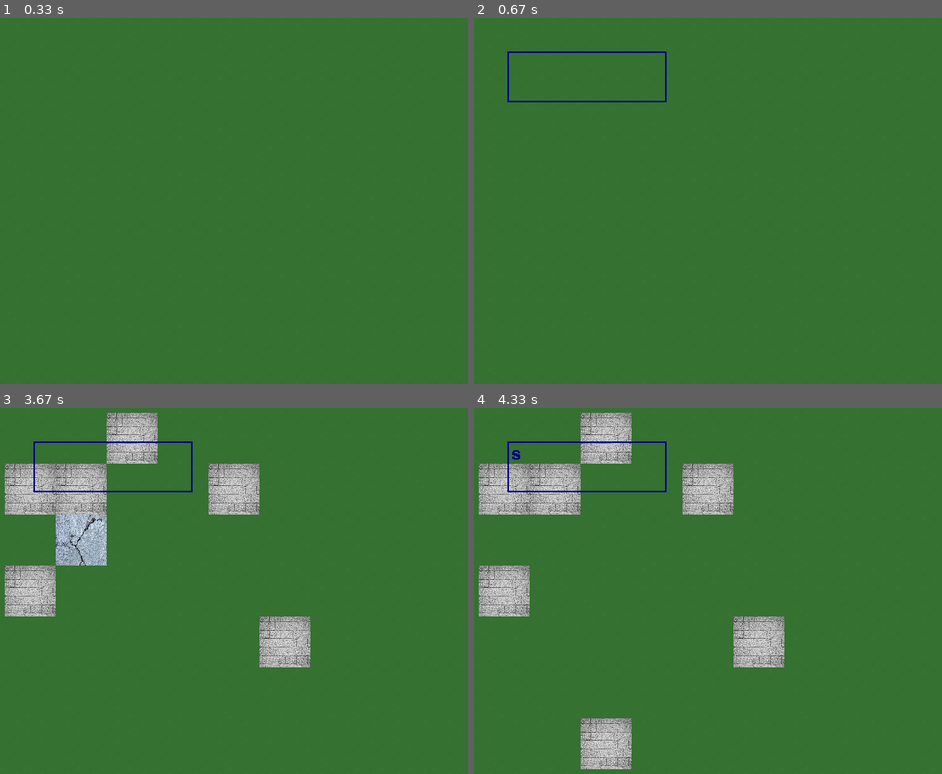
Above: before the commit, frames 1-4 (two rows, left to right).
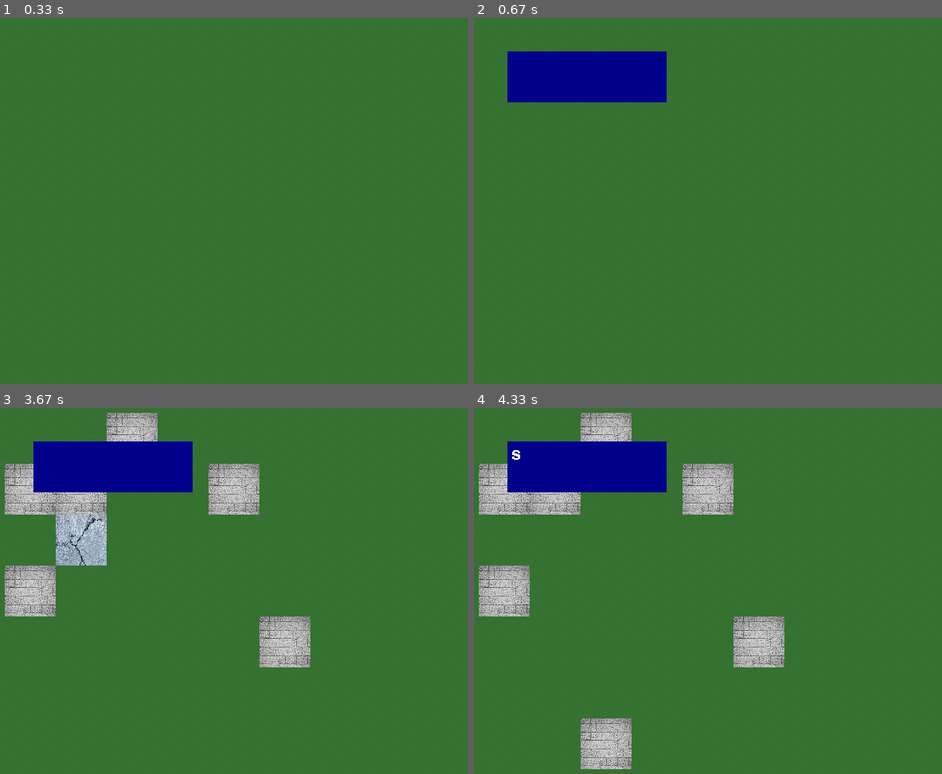
Above: after the commit, the same moments.

Repository: jabolobom/pygame-faculdade
Game: pygame game, started from level_editor.py
Two runs of this game, one before a commit and one after it. Both use one fixed random seed, a clock stepped at 60 frames per second and the inputs below.
Inputs (mouse positions are in pixels of both pictures, inside the frame that each line leads up to):
- Up to frame 1 (0.33 s): no input
- Up to frame 2 (0.67 s): tap S at 0.33 s
- Up to frame 3 (3.67 s): tap Enter at 0.67 s; click (60, 521) at 1.05 s; click (299, 631) at 1.38 s; click (32, 580) at 1.72 s; click (215, 514) at 2.05 s; click (145, 440) at 2.38 s; click (18, 488) at 2.72 s; click (56, 532) at 3.05 s; tap S at 3.4 s; click (70, 503) at 3.42 s
- Up to frame 4 (4.33 s): tap S at 3.7 s; click (544, 561) at 3.88 s; click (623, 726) at 4.22 s

Frame 1 is identical in both runs. In frame 2, 4.3% of the frame differs, in the area x 7-41%, y 9-23%; in frame 3, 4.3%; in frame 4, 4.3%.

Commit message:
Alguns comentários e legibilidade no texto, maioria placeholder, funcionalidade principal ok

Diff:
--- a/level_editor.py
+++ b/level_editor.py
@@ -20,7 +20,7 @@
     return maplist # nõa faz nada, PLACEHOLDER!!!!!!
 
 def save_map(map_name, map_array):
-    filename = map_name + ".json"  # placeholder, intenção é permitir o usuário nomear o mapa resultante
+    filename = map_name + ".json" # pega o nome do mapa e salva em .json, pra facilitar a leitura depois
     with open(filename, "w") as f:
         json.dump(map_array, f)
         f.close()
@@ -31,15 +31,13 @@
 pygame.display.set_caption('Level Editor') # dá pra mudar mais tarde e rodar junto com o programa principal, talvez um main menu com escolha entre jogo e editor
 clock = pygame.time.Clock()
 
-renamebox = InputBox(100, 100, TILE_SIZE, TILE_SIZE)
-working_map = map_selection(empty_map)  # escolhe o mapa a ser editado
-# tudo dentro do mesmo programa...
+renamebox = InputBox(100, 100, TILE_SIZE, TILE_SIZE) # posição tá zoada, precisa arrumar depois
+working_map = map_selection(empty_map)  # escolhe o mapa a ser editado, placeholder
 
 running = True
 while running:
 
     current_time = pygame.time.get_ticks()
-
 
     for event in pygame.event.get():
         if event.type == pygame.QUIT:
@@ -48,7 +46,7 @@
         if renamebox.active:
             mapname = renamebox.handle_event(event)
             if mapname:
-                save_map(mapname, working_map)
+                save_map(mapname, working_map) # salva o mapa
 
         if event.type == pygame.MOUSEBUTTONDOWN: # handling da posição de cada clique
             x,y = pygame.mouse.get_pos()
@@ -62,12 +60,12 @@
                         working_map[rowclick][colclick] = 0
 
         if event.type == pygame.KEYDOWN:
-            if event.key == pygame.K_s:
+            if event.key == pygame.K_s: # aperta S pra abrir a caixa de texto
                 if not renamebox.active:
                     renamebox.active = True
 
     draw_map(screen, working_map)
-    if renamebox.active:
+    if renamebox.active: # se ela estiver ativa, desenha na tela, depois do mapa pra ficar na frente
         renamebox.update()
         renamebox.draw(screen)
     pygame.display.flip()
--- a/src/main_menu.py
+++ b/src/main_menu.py
@@ -5,6 +5,7 @@
 screen = pygame.display.set_mode((SCREEN_WIDTH, SCREEN_HEIGHT))
 
 BG_COLOR = pygame.Color("darkblue")
+FONT_COLOR = pygame.Color("white")
 FONT = pygame.font.SysFont("comicsans", 32)
 
 class InputBox:
@@ -12,28 +13,27 @@
         self.rect = pygame.Rect(x, y, width, height)
         self.color = BG_COLOR
         self.text = text
-        self.txt_surface = FONT.render(self.text, False, BG_COLOR)
+        self.txt_surface = FONT.render(self.text, False, FONT_COLOR)
         self.active = False
 
     def handle_event(self, event):
             if self.active:
                 if event.type == pygame.KEYDOWN:
-                    if event.key == pygame.K_RETURN:
-                        outputname = self.text
-                        self.text = ''
+                    if event.key == pygame.K_RETURN: # se apertar enter
                         self.active = False
-                        return outputname
-                    elif event.key == pygame.K_BACKSPACE:
+                        return self.text # retorna o texto escrito
+                    elif event.key == pygame.K_BACKSPACE: # apagar texto
                         self.text = self.text[:-1]
                     else:
                         self.text += event.unicode
 
-                    self.txt_surface = FONT.render(self.text, False, BG_COLOR)
+                    self.txt_surface = FONT.render(self.text, False, FONT_COLOR)
             return 0
-    def update(self):
+
+    def update(self): # atualiza a aparencia, aumenta conforme o texto
         width = max(200, self.txt_surface.get_width()+10) # +10 = margem
         self.rect.width = width
 
-    def draw(self, screen):
+    def draw(self, screen): #
+        pygame.draw.rect(screen, self.color, self.rect)
         screen.blit(self.txt_surface, (self.rect.x + 5, self.rect.y + 5))
-        pygame.draw.rect(screen, self.color, self.rect, 2)
